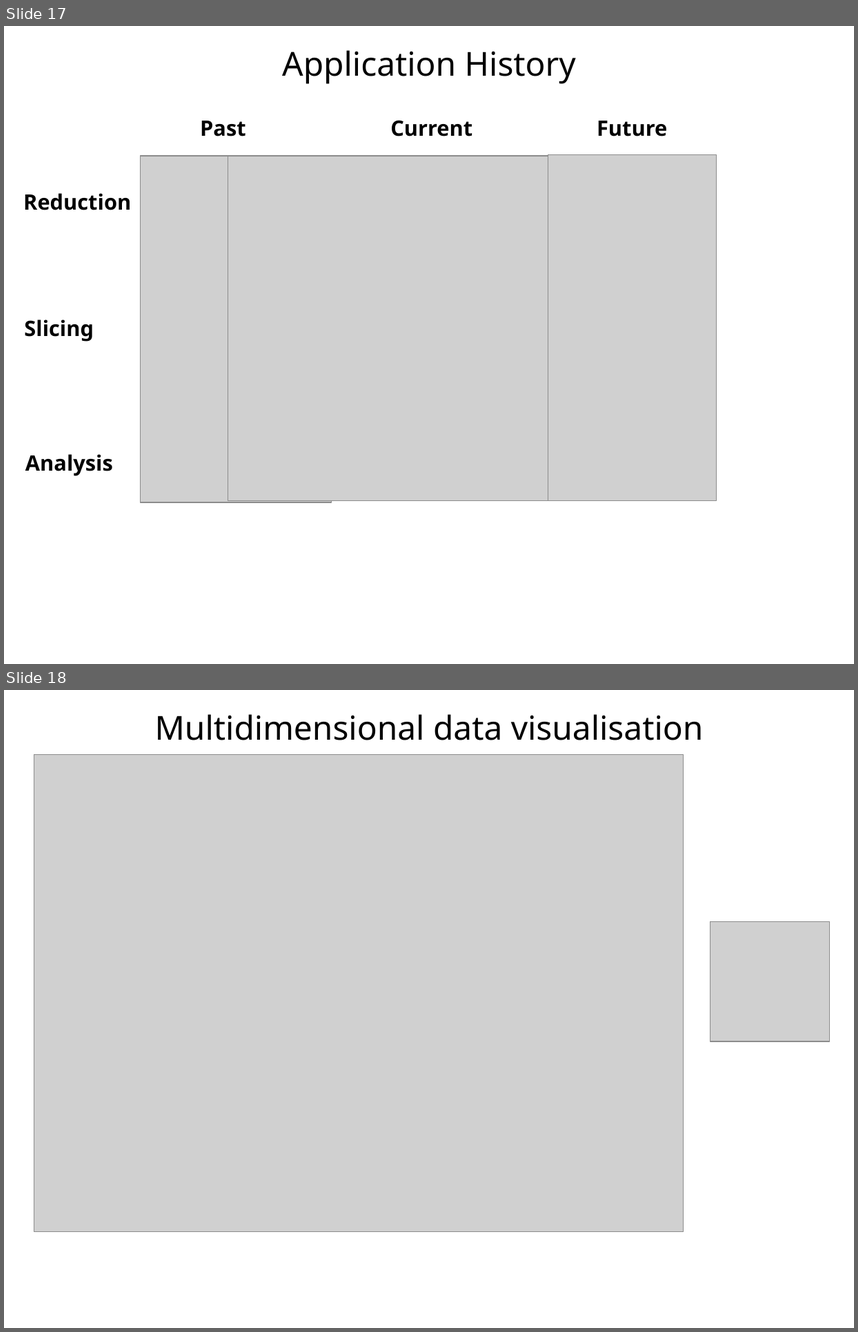
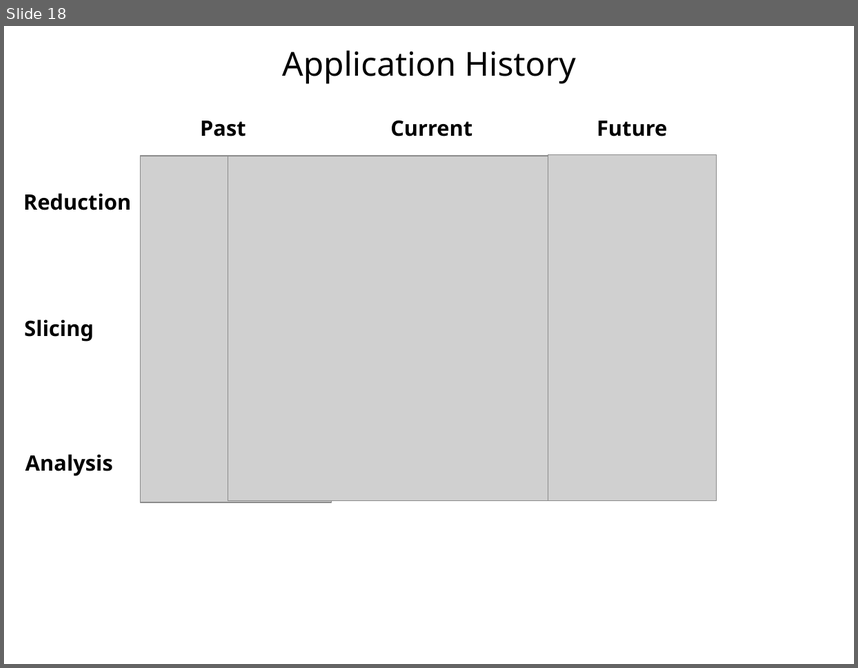
Before and after one commit to mantidproject/documents, a slide deck: Presentations/NOBUGS 2010/VATES NOBUGS 2010.ppt. Shown one above the other, each under a label of ours: slides 17 and 18 before the commit, slide 18 after it. The pictures are 858x1332 and 858x668 pixels, drawn with LibreOffice and Linux fonts; fonts in the diff are those of the drawing; grey boxes stand for pictures; background and template pictures are left out. Boxes give left, top, right and bottom in pixels: in the first picture for what was removed or moved away, otherwise in the second. Text is boxed around its words. In the diff, an @@ line names an element or a change of style, - is before the commit and + after.

```diff
--- a/Presentations/NOBUGS 2010/VATES NOBUGS 2010.ppt
+++ b/Presentations/NOBUGS 2010/VATES NOBUGS 2010.ppt
@@ slide 18 removed at (4,690,854,1328), background #FFFFFF @@
@@ title removed at (155,714,704,740) @@
-Multidimensional data visualisation
@@ picture removed at (34,755,683,1232) @@
@@ picture removed at (711,922,831,1042) @@
@@ what was slide 17 is now slide 18 @@
```
Also in this commit, not shown: 4 slides changed, 1 slide added, 1 other file.
